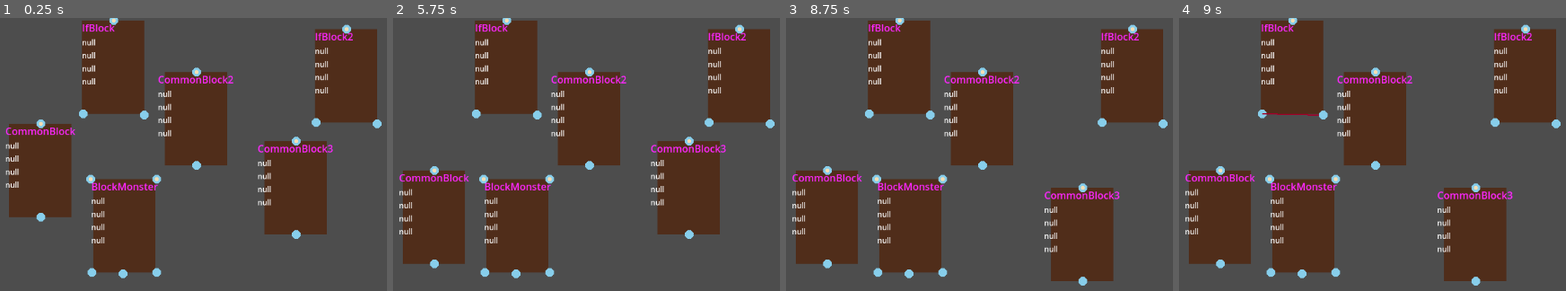
Above: before the commit, frames 1-4 (left to right).
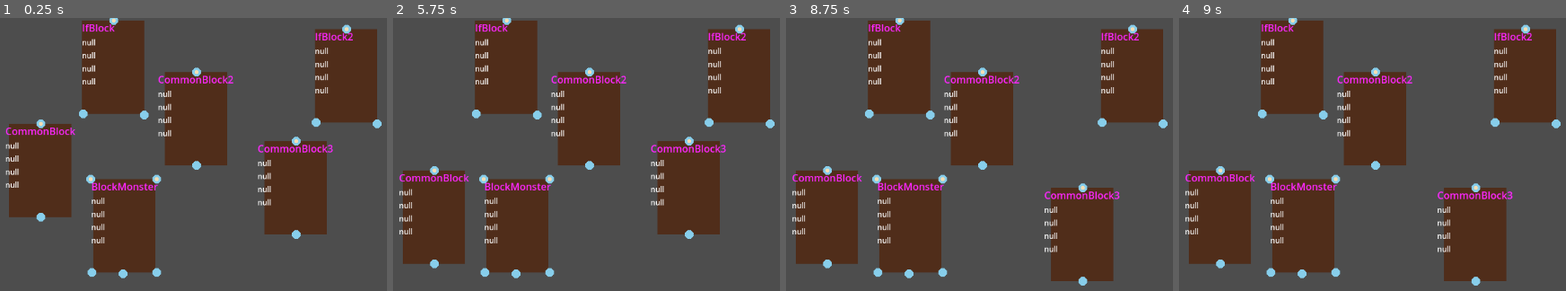
Above: after the commit, the same moments.

Repository: Yutomah/kursovaya
Game: Godot game, scene res://scenes/block_schema/block_schema.tscn
Two runs of this game, one before a commit and one after it. Both use one fixed random seed, a clock stepped at 60 frames per second and the inputs below. This scene is started directly instead of the project's main scene.
Inputs (mouse positions are in pixels of both pictures, inside the frame that each line leads up to):
- Up to frame 1 (0.25 s): no input
- Up to frame 2 (5.75 s): tap Enter at 0.5, 2, 3.5 s; move the mouse to (431, 170) at 0.52 s; press the mouse at (431, 170) at 0.53 s; tap Space at 1.25, 2.75, 4.25 s; move the mouse to (435, 217) at 1.27 s; release the mouse at (435, 217) at 1.28 s; click (435, 217) at 1.35 s; move the mouse to (435, 170) at 2.02 s; hold 1 2.03-2.78 s; click (435, 170) at 2.3 s; move the mouse to (590, 119) at 2.77 s; tap 2 at 2.85 s; click (590, 119) at 3.05 s; move the mouse to (590, 165) at 3.52 s; hold 3 3.53-4.28 s; click (590, 165) at 3.8 s; move the mouse to (590, 72) at 4.27 s; click (590, 72) at 4.35 s; move the mouse to (687, 187) at 5.02 s; press the mouse at (687, 187) at 5.03 s
- Up to frame 3 (8.75 s): move the mouse to (1083, 233) at 5.77 s; release the mouse at (1083, 233) at 5.78 s; tap 1 at 5.85 s; click (1083, 233) at 6.05 s; move the mouse to (1083, 187) at 6.52 s; hold 2 6.53-7.28 s; click (1083, 187) at 6.8 s; move the mouse to (898, 67) at 7.27 s; tap 3 at 7.35 s; click (898, 67) at 7.55 s; move the mouse to (871, 113) at 8.02 s; press the mouse at (871, 113) at 8.03 s
- Up to frame 4 (9 s): move the mouse to (1322, 116) at 8.77 s; release the mouse at (1322, 116) at 8.78 s; click (1322, 116) at 8.85 s

Frames 1-3 are identical in both runs. In frame 4, less than 0.1% of the frame differs, in the area x 21-37%, y 34-36%.

Commit message:
fixed collision of begin_point and block, i don't like it, but it works, so i'll keep it

Diff:
--- a/scenes/block_schema/block/block.gd
+++ b/scenes/block_schema/block/block.gd
@@ -52,7 +52,6 @@
 	if event.is_action_pressed("LKM") and GB.focus_window == GB.BLOCK_SCHEMA:
 		LKM_pressed = true
 		old_mouse_position = get_local_mouse_position()
-
 	if event.is_action_released("LKM"):
 		LKM_pressed = false
 
--- a/scenes/block_schema/block/block.tscn
+++ b/scenes/block_schema/block/block.tscn
@@ -14,6 +14,7 @@
 offset_right = 50.0
 offset_bottom = 75.0
 pivot_offset = Vector2(50, 25)
+mouse_filter = 1
 script = ExtResource("1_cs1tj")
 
 [node name="ColorRect" type="ColorRect" parent="."]
--- a/scenes/block_schema/block/block_link/begin_point.gd
+++ b/scenes/block_schema/block/block_link/begin_point.gd
@@ -34,3 +34,4 @@
 	if event.is_action_pressed("LKM"):
 		GB.link_activated.emit(self)
 		LKM_pressed = true
+		get_parent().get_parent().LKM_pressed = false
--- a/scenes/block_schema/block/block_link/end_point.gd
+++ b/scenes/block_schema/block/block_link/end_point.gd
@@ -8,11 +8,11 @@
 var begin_point:BeginPoint = null:
 	set(value):
 		begin_point = value
+
 		var my_block = get_parent().get_parent() as Block
 		var value_block = null
 		if value != null:
 			value_block =value.get_parent().get_parent() as Block
-			#print(value_block.name)
 		my_block.parent_blocks[point_type] = value_block
 
 func _ready():
@@ -30,3 +30,4 @@
 	if event.is_action_pressed("LKM"):
 		if begin_point != null:
 			begin_point._on_input_event(viewport,event,shape_idx)
+			get_parent().get_parent().LKM_pressed = false
--- a/scenes/block_schema/block_schema.gd
+++ b/scenes/block_schema/block_schema.gd
@@ -9,11 +9,13 @@
 
 func on_link_activated(begin_point:BeginPoint):
 	active_begin_point = begin_point
-	abort_existing_link(active_begin_point)
+
 	activate_end_points(begin_point)
 
 func on_link_deactivated(last_mouse_pos: Vector2):
 	var active_end_point = get_end_node_on_mouse(last_mouse_pos)
+
+	abort_existing_link(active_begin_point)
 
 	if active_end_point != null:
 		create_new_link(active_begin_point, active_end_point)
@@ -21,7 +23,7 @@
 	active_begin_point = null
 
 	deactivate_end_nodes()
-	print_all()
+	#print_all()
 
 func abort_existing_link(begin_point:BeginPoint):
 	if begin_point.end_point != null:
@@ -88,3 +90,4 @@
 				names += "null "
 		print(names)
 		print("\n")
+	print("----------------------------------------")
